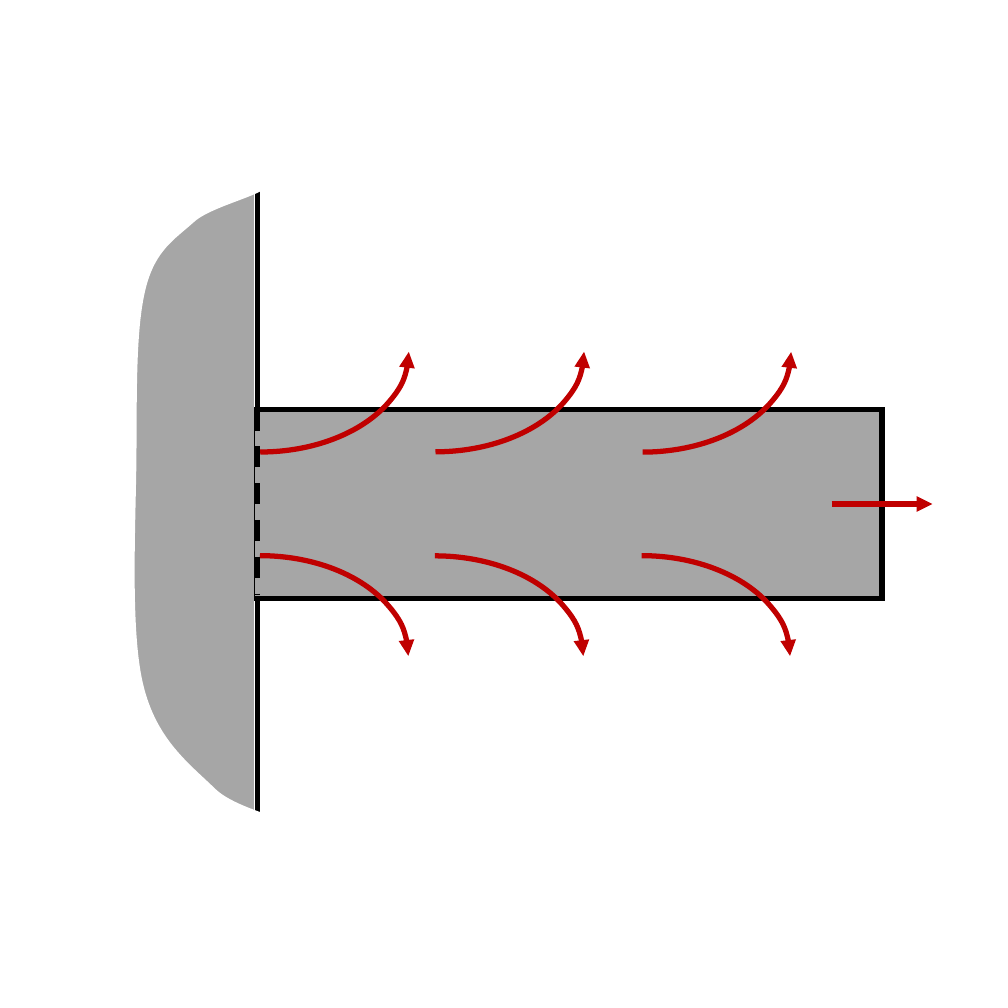
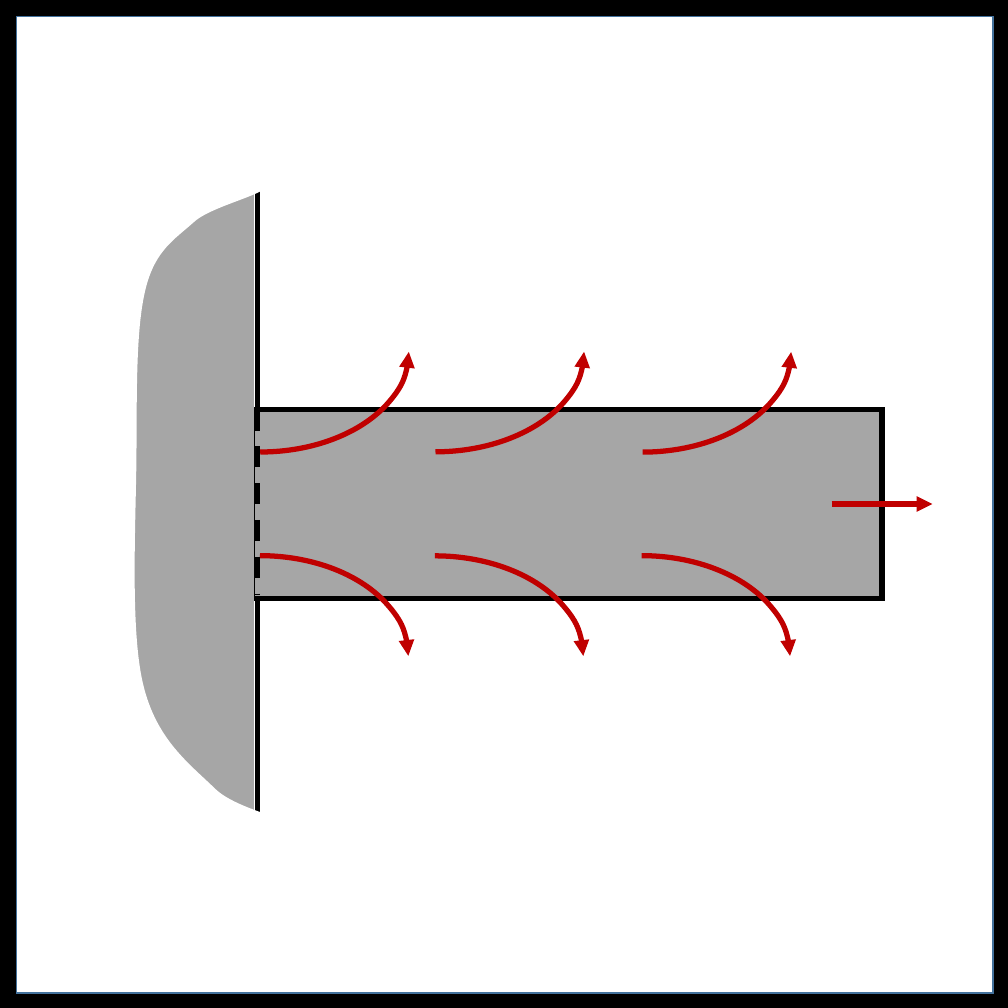
Before and after one commit to ORNL-Modelica/TRANSFORM-Library, a slide deck: slide 40 of TRANSFORM/Resources/Images/Icons.pptm. Drawn at 1008x1008 pixels with LibreOffice and Linux fonts; fonts in the diff are those of the drawing. Boxes give left, top, right and bottom in pixels: in the first picture for what was removed or moved away, otherwise in the second. Text is boxed around its words. In the diff, an @@ line names an element or a change of style, - is before the commit and + after.

```diff
--- a/TRANSFORM/Resources/Images/Icons.pptm
+++ b/TRANSFORM/Resources/Images/Icons.pptm
@@ rectangle added at box(0, 0, 1008, 1008), fill #000000 @@
@@ rectangle added at box(16, 16, 993, 993), fill #FFFFFF, outline #43739E 1 pt @@
```
Also in this commit, not shown: 7 other slides changed, 53 other files.
